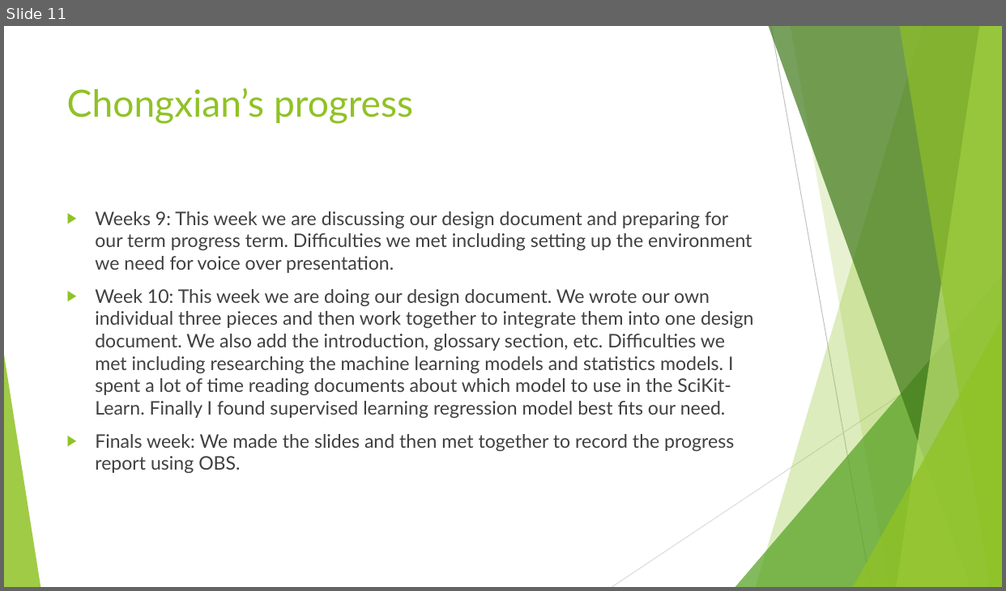
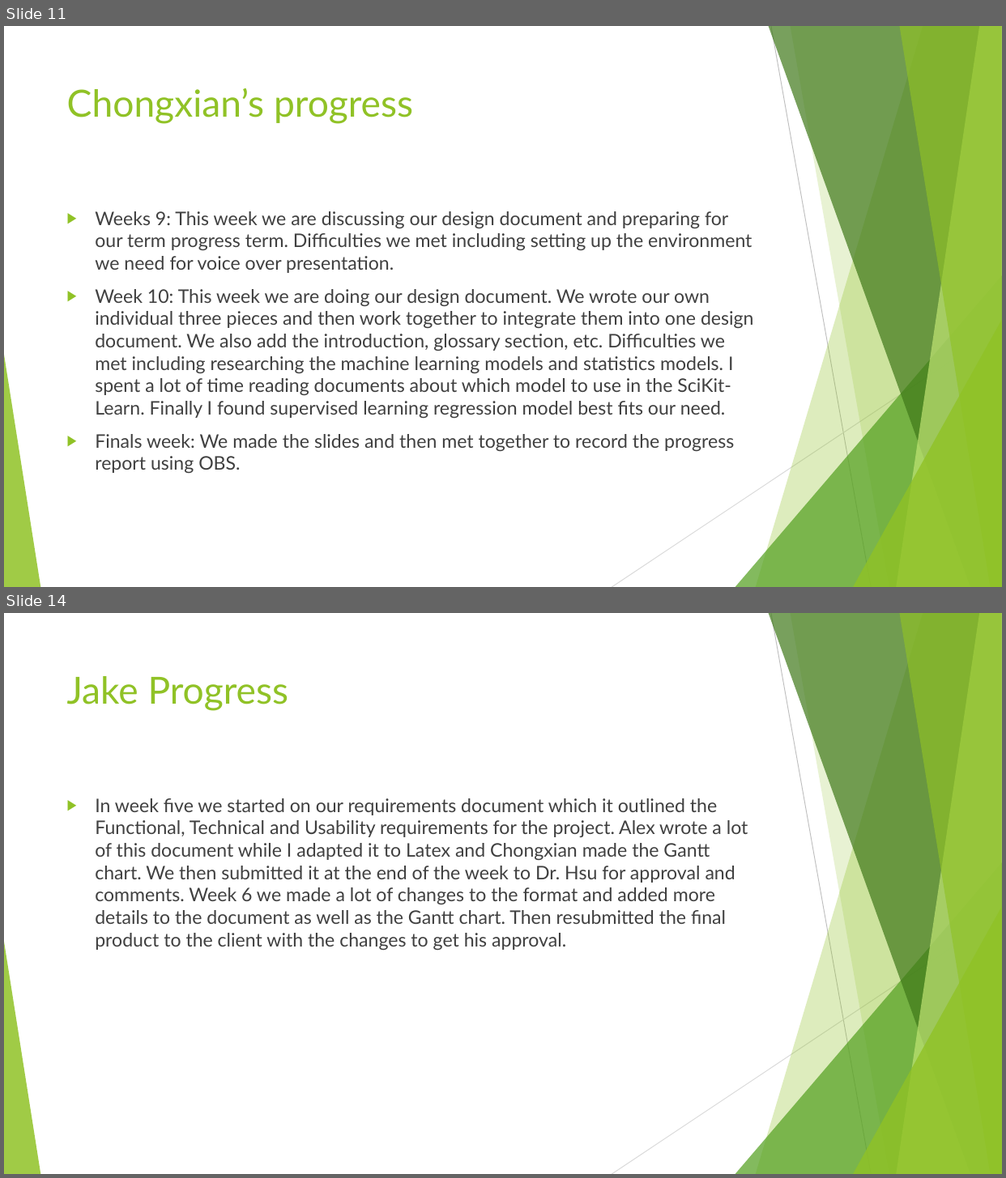
Before and after one commit to AlexDCraig/senior-capstone-project, a slide deck: progressreport.pptx. Shown one above the other, each under a label of ours: slide 11 before the commit, slides 11 and 14 after it; the slides between them are not shown. The pictures are 1006x591 and 1006x1178 pixels, drawn with LibreOffice and Linux fonts; fonts in the diff are those of the drawing. Boxes give left, top, right and bottom in pixels: in the first picture for what was removed or moved away, otherwise in the second. Text is boxed around its words. In the diff, an @@ line names an element or a change of style, - is before the commit and + after.

```diff
--- a/progressreport.pptx
+++ b/progressreport.pptx
@@ slide 14 added at <box>4,613,1002,1174</box>, background #FFFFFF; not listed: 10 template elements that a slide beside it also shows @@
@@ title added at <box>67,676,289,711</box>, 36 pt, text #90C226 @@
+Jake Progress
@@ text added at <box>95,798,748,950</box>, 18 pt, text #404040 @@
+▶ In week five we started on our requirements document which it outlined the Functional, Technical and Usability requirements for the project. Alex wrote a lot of this document while I adapted it to Latex and Chongxian made the Gantt chart. We then submitted it at the end of the week to Dr. Hsu for approval and comments. Week 6 we made a lot of changes to the format and added more details to the document as well as the Gantt chart. Then resubmitted the final product to the client with the changes to get his approval.
```
Also in this commit, not shown: 3 other slides added.
